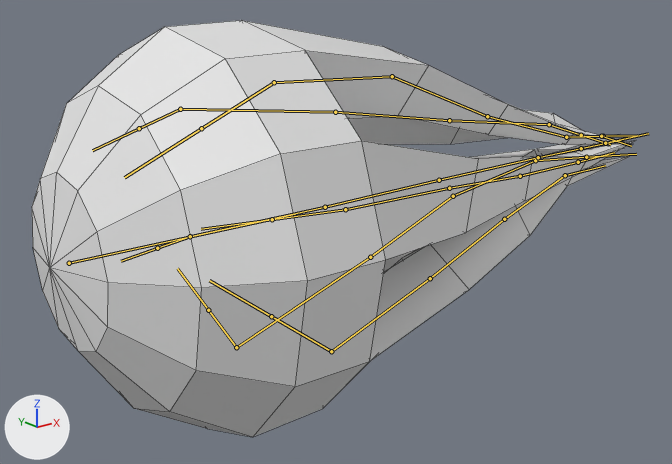
Two versions of the FBX model Content/Enemies/StarEnemy/StarEnemy.fbx, one commit apart.
Before and after are seen from a 50 mm lens placed at (-2.33, -3.52, 1.27), pointed at (0.65, 0.2, -0.22). The axes (+X, +Y, +Z) are drawn at lower left. The lights are the same throughout. The picture after the commit comes second. Both versions are drawn at frame 1 of the action 'StarBodyArmature|Attack'; the numbers are the values there. The bones that change, and the others that lie on the model, are drawn over the model as lines. Mesh edges are drawn as thin lines.

In view in the first picture: 'StarBody_InnerTentacles'.
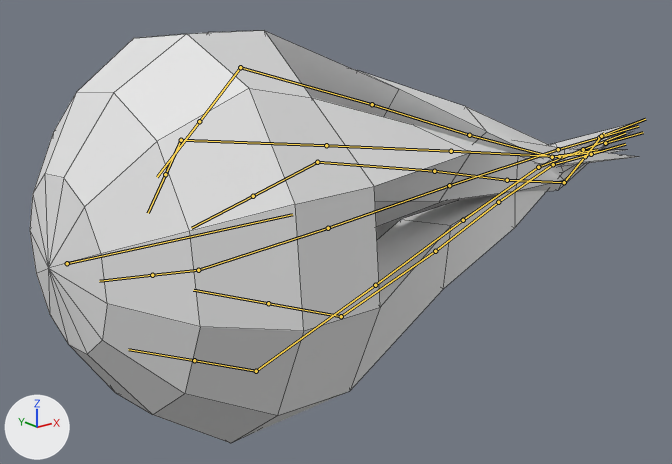
The change in detail:
Bone 'Body' (bone_body) moves from (0.0, 0.0, 0.0) to (0.01, 0.0, -0.02).
Bone 'Body' (bone_body) turns from (0, -4, 0) to (0, -142, 0) degrees about its own x, y and z.
Bone 'Tentacle1' (bone_tentacle1) turns from (33, 39, 1) to (37, 38, 1) degrees about its own x, y and z.
Bone 'Tentacle1_3' (bone_tentacle1_3) turns from (12, 23, -9) to (9, 23, -13) degrees about its own x, y and z.
Bone 'Tentacle2' (bone_tentacle2) turns from (-9, 4, -28) to (-7, 2, -41) degrees about its own x, y and z.
Bone 'Tentacle2_1' (bone_tentacle2_1) turns from (5, -4, -13) to (1, -5, 3) degrees about its own x, y and z.
Bone 'Tentacle2_2' (bone_tentacle2_2) turns from (1, 3, 3) to (1, 3, -1) degrees about its own x, y and z.
Bone 'Tentacle3' (bone_tentacle3) turns from (-32, 16, -29) to (-36, 13, -31) degrees about its own x, y and z.
Bone 'Tentacle3_3' (bone_tentacle3_3) turns from (-3, 29, 5) to (-1, 30, 10) degrees about its own x, y and z.
Bone 'Tentacle4' (bone_tentacle4) turns from (-27, 19, 17) to (-28, 20, 19) degrees about its own x, y and z.
Bone 'Tentacle4_3' (bone_tentacle4_3) turns from (21, 48, 26) to (25, 48, 30) degrees about its own x, y and z.
Bone 'Tentacle5_1' (bone_tentacle5_1) turns from (-5, -37, 11) to (3, -37, 3) degrees about its own x, y and z.
Bone 'Tentacle5_2' (bone_tentacle5_2) turns from (-10, -48, -4) to (-3, -48, -3) degrees about its own x, y and z.
Bone 'Tentacle5_3' (bone_tentacle5_3) turns from (-30, -46, 19) to (-38, -45, 32) degrees about its own x, y and z.
Bone 'Tentacle6' (bone_tentacle6) turns from (38, -9, 3) to (43, -10, 4) degrees about its own x, y and z.
Bone 'Tentacle6_3' (bone_tentacle6_3) turns from (-4, -23, 6) to (-8, -23, 10) degrees about its own x, y and z.

Location of each change, [x1, y1, x2, y2] in pixels of the pictures (672 x 464 px):
'StarBody_InnerTentacles', posed
    before: [32, 20, 636, 437]
    after: [30, 30, 638, 443]
bone 'Body', root to tip
    before: (69, 263) to (295, 214)
    after: (67, 263) to (292, 214)
bone 'Tentacle1', root to tip
    before: (180, 109) to (335, 112)
    after: (256, 371) to (375, 285)
bone 'Tentacle1_3', root to tip
    before: (549, 124) to (581, 135)
    after: (538, 167) to (583, 149)
bone 'Tentacle2', root to tip
    before: (274, 82) to (392, 76)
    after: (198, 270) to (328, 228)
bone 'Tentacle2_1', root to tip
    before: (392, 76) to (487, 116)
    after: (328, 228) to (449, 185)
bone 'Tentacle2_2', root to tip
    before: (487, 116) to (566, 137)
    after: (449, 185) to (558, 149)
bone 'Tentacle3', root to tip
    before: (345, 209) to (449, 188)
    after: (181, 140) to (326, 145)
bone 'Tentacle3_3', root to tip
    before: (578, 162) to (614, 152)
    after: (559, 156) to (602, 151)
bone 'Tentacle4', root to tip
    before: (331, 351) to (430, 278)
    after: (240, 67) to (372, 104)
bone 'Tentacle4_3', root to tip
    before: (565, 175) to (605, 165)
    after: (552, 157) to (597, 149)
bone 'Tentacle5_1', root to tip
    before: (370, 257) to (453, 196)
    after: (434, 171) to (507, 180)
bone 'Tentacle5_2', root to tip
    before: (453, 196) to (535, 160)
    after: (507, 180) to (564, 182)
bone 'Tentacle5_3', root to tip
    before: (535, 160) to (586, 157)
    after: (564, 182) to (585, 156)
bone 'Tentacle6', root to tip
    before: (190, 236) to (325, 207)
    after: (341, 316) to (435, 251)
bone 'Tentacle6_3', root to tip
    before: (538, 157) to (581, 148)
    after: (553, 164) to (591, 154)
